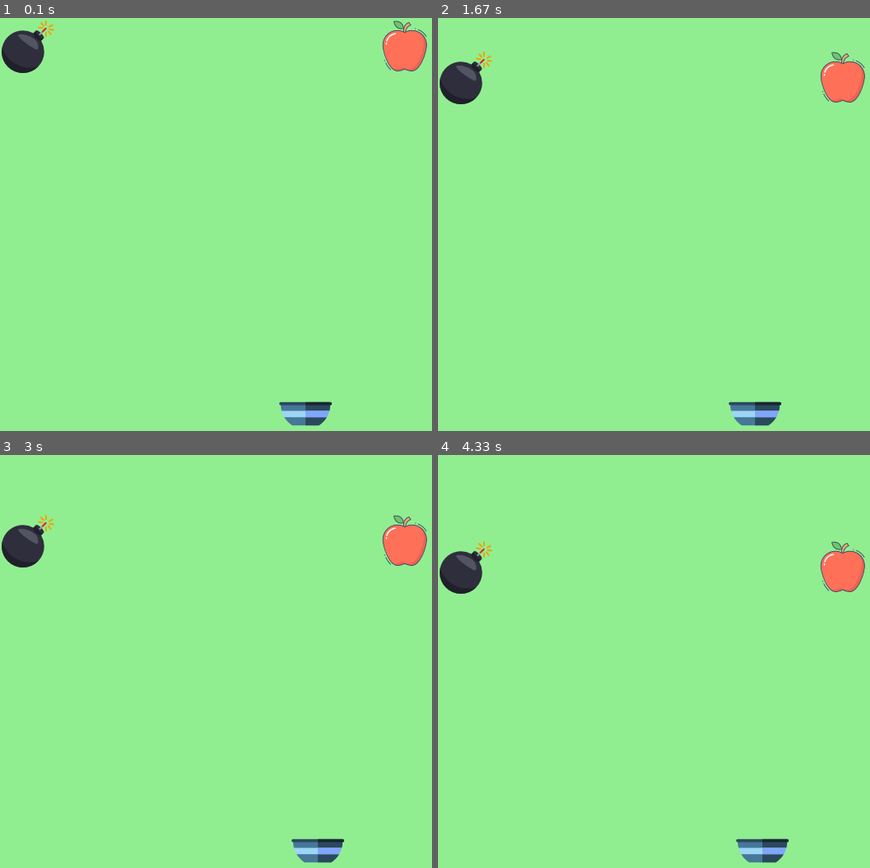
Above: before the commit, frames 1-4 (two rows, left to right).
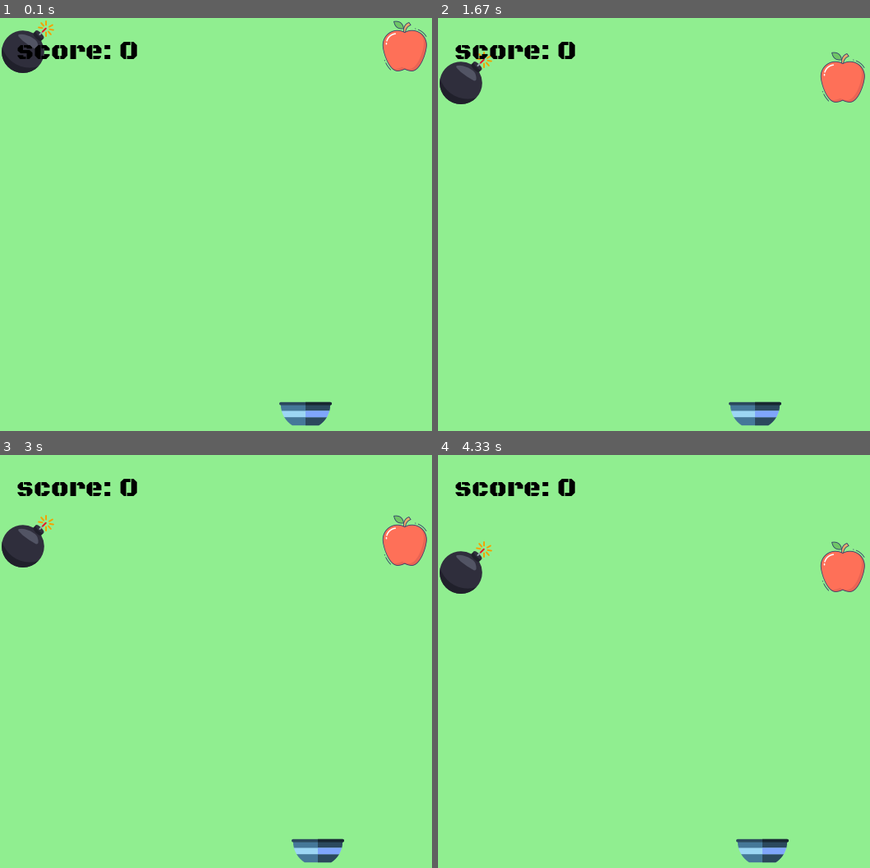
Above: after the commit, the same moments.

Repository: Amiprogrammer/Catch-Apple-Pygame1.9.6Project
Game: pygame game, started from main.py
Two runs of this game, one before a commit and one after it. Both use one fixed random seed, a clock stepped at 60 frames per second and the inputs below.
Inputs:
- Up to frame 1 (0.1 s): no input
- Up to frame 2 (1.67 s): hold Right 0.33-0.8 s; hold Right 0.83-1.3 s; hold Left from 1.33 s (still down)
- Up to frame 3 (3 s): release Left at 1.87 s; hold Left 1.9-2.3 s; hold Right 2.33-2.97 s
- Up to frame 4 (4.33 s): hold Left 3-3.47 s; hold Right 3.5-3.97 s; hold Right from 4 s (still down)

The runs differ from the first frame. In frame 1, 0.6% of the frame differs, in the area x 3-32%, y 5-10%; in frame 2, 0.6%; in frame 3, 0.6%; in frame 4, 0.6%.

Commit message:
Adding show score!

Diff:
--- a/main.py
+++ b/main.py
@@ -55,6 +55,12 @@
     else:
         return False
 
+blackopsone = pygame.font.Font("font\\BlackOpsOne-Regular.ttf", 32)
+def show_score():
+    global screen, blackopsone, score
+    x = blackopsone.render(f"score: {score}", True, pygame.Color("black"))
+    screen.blit(x,(20,20))
+
 while True:
 
     screen.fill(BGCOLOR)
@@ -109,6 +115,8 @@
     bowl_x += move_to_x
     bowl(bowl_x,bowl_y)
 
+    show_score()
+
     pygame.display.update()
 
 pygame.quit()
